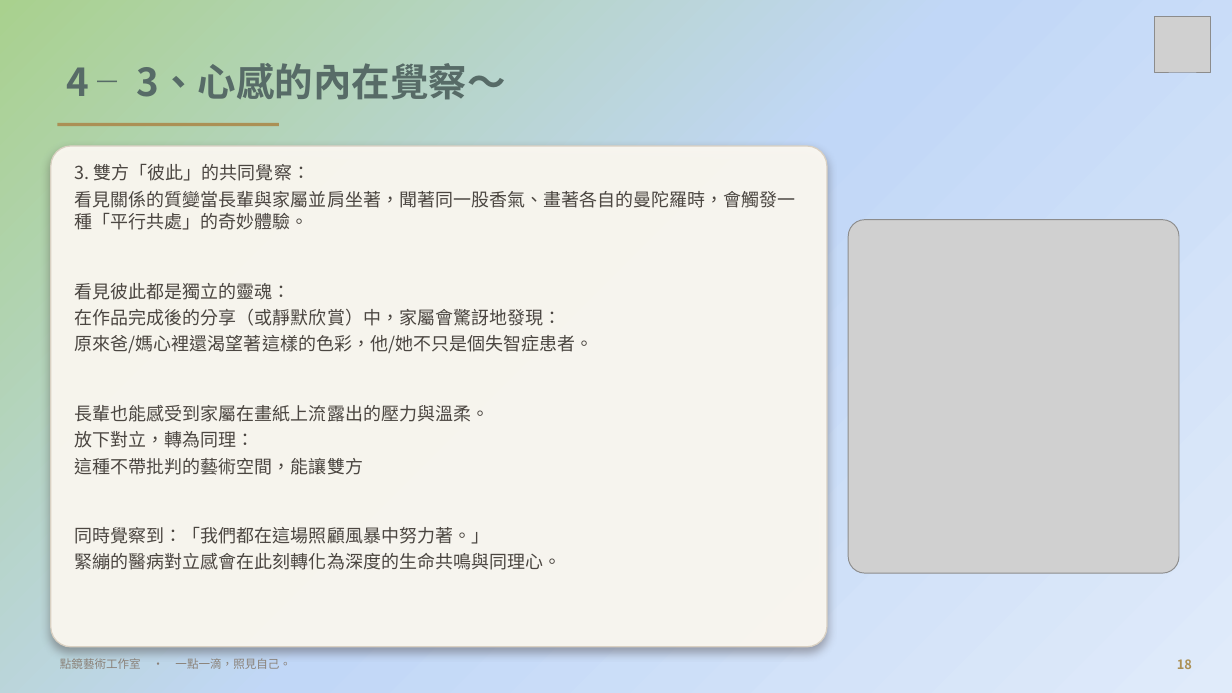
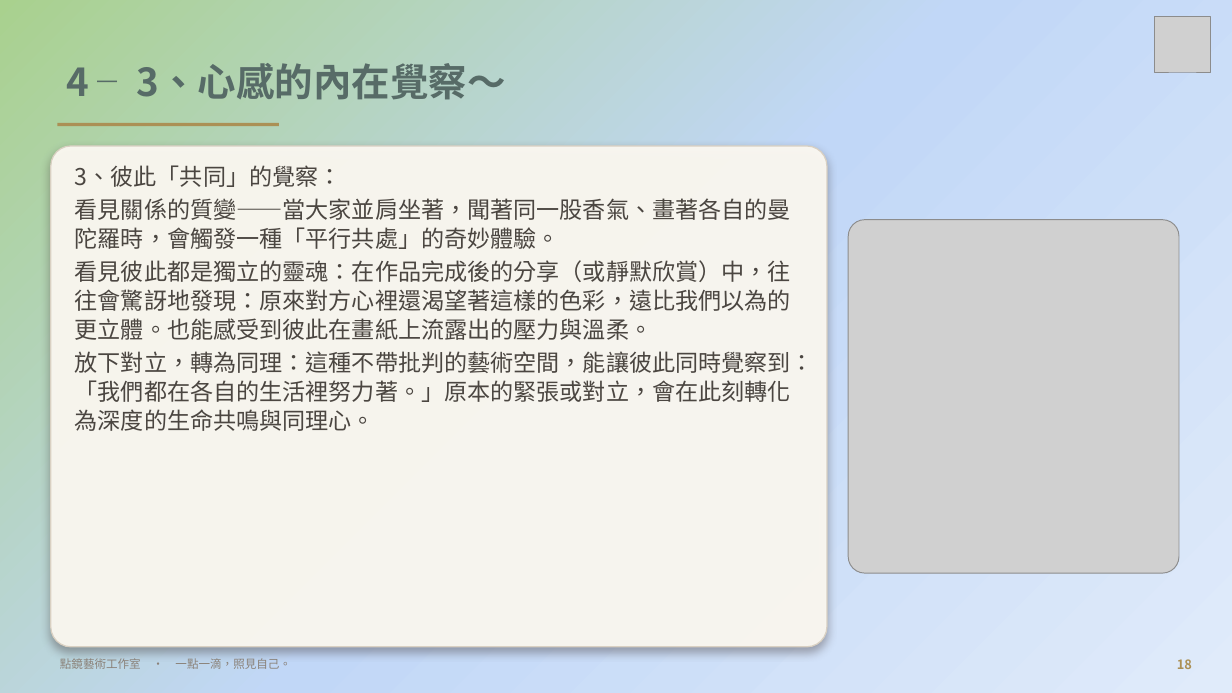
Before and after one commit to serina168/mandala-beginner, a slide deck: slide 18 of 繽紛五感體驗曼陀羅書籤畫_課程大綱.pptx. Drawn at 1232x693 pixels with LibreOffice and Linux fonts; fonts in the diff are those of the drawing; grey boxes stand for pictures; background and template pictures are left out. Boxes give left, top, right and bottom in pixels: in the first picture for what was removed or moved away, otherwise in the second. Text is boxed around its words. In the diff, an @@ line names an element or a change of style, - is before the commit and + after.

```diff
--- a/繽紛五感體驗曼陀羅書籤畫_課程大綱.pptx
+++ b/繽紛五感體驗曼陀羅書籤畫_課程大綱.pptx
@@ text at <box>75,165,814,431</box>: text changed; size 14 to 18 pt @@
-3. 雙方「彼此」的共同覺察：
-看見關係的質變當長輩與家屬並肩坐著，聞著同一股香氣、畫著各自的曼陀羅時，會觸發一種「平行共處」的奇妙體驗。
-看見彼此都是獨立的靈魂：
-在作品完成後的分享（或靜默欣賞）中，家屬會驚訝地發現：
-原來爸/媽心裡還渴望著這樣的色彩，他/她不只是個失智症患者。
-長輩也能感受到家屬在畫紙上流露出的壓力與溫柔。
-放下對立，轉為同理：
-這種不帶批判的藝術空間，能讓雙方
-同時覺察到：「我們都在這場照顧風暴中努力著。」
-緊繃的醫病對立感會在此刻轉化為深度的生命共鳴與同理心。
+3、彼此「共同」的覺察：
+看見關係的質變——當大家並肩坐著，聞著同一股香氣、畫著各自的曼陀羅時，會觸發一種「平行共處」的奇妙體驗。
+看見彼此都是獨立的靈魂：在作品完成後的分享（或靜默欣賞）中，往往會驚訝地發現：原來對方心裡還渴望著這樣的色彩，遠比我們以為的更立體。也能感受到彼此在畫紙上流露出的壓力與溫柔。
+放下對立，轉為同理：這種不帶批判的藝術空間，能讓彼此同時覺察到：「我們都在各自的生活裡努力著。」原本的緊張或對立，會在此刻轉化為深度的生命共鳴與同理心。
```
Also in this commit, not shown: 11 other slides changed, 1 other file.
